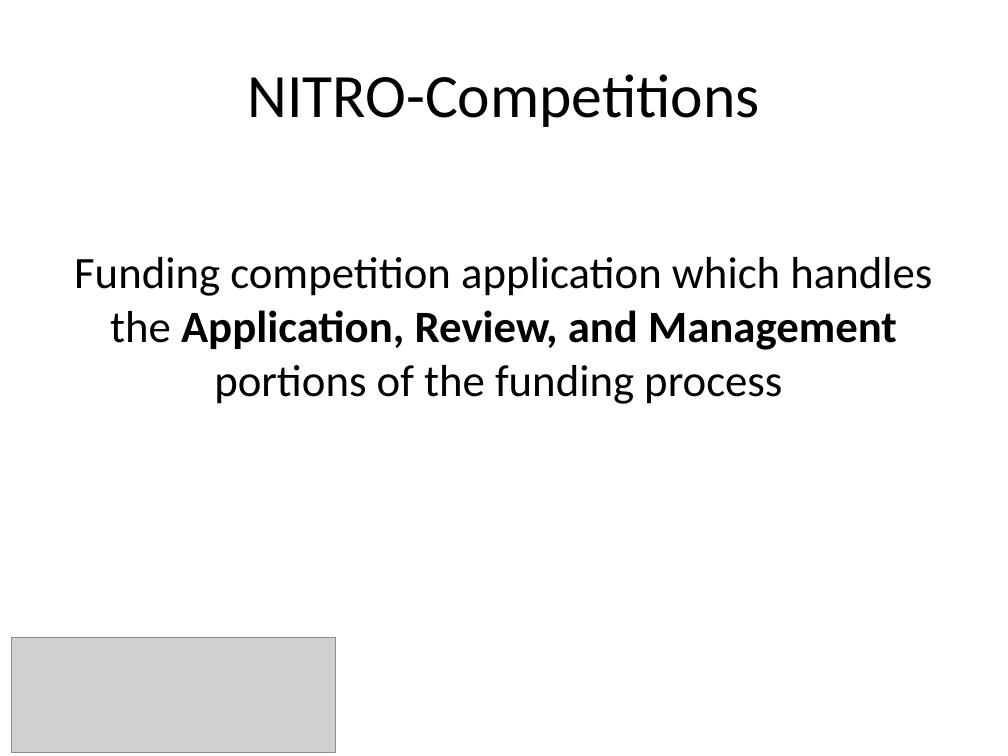
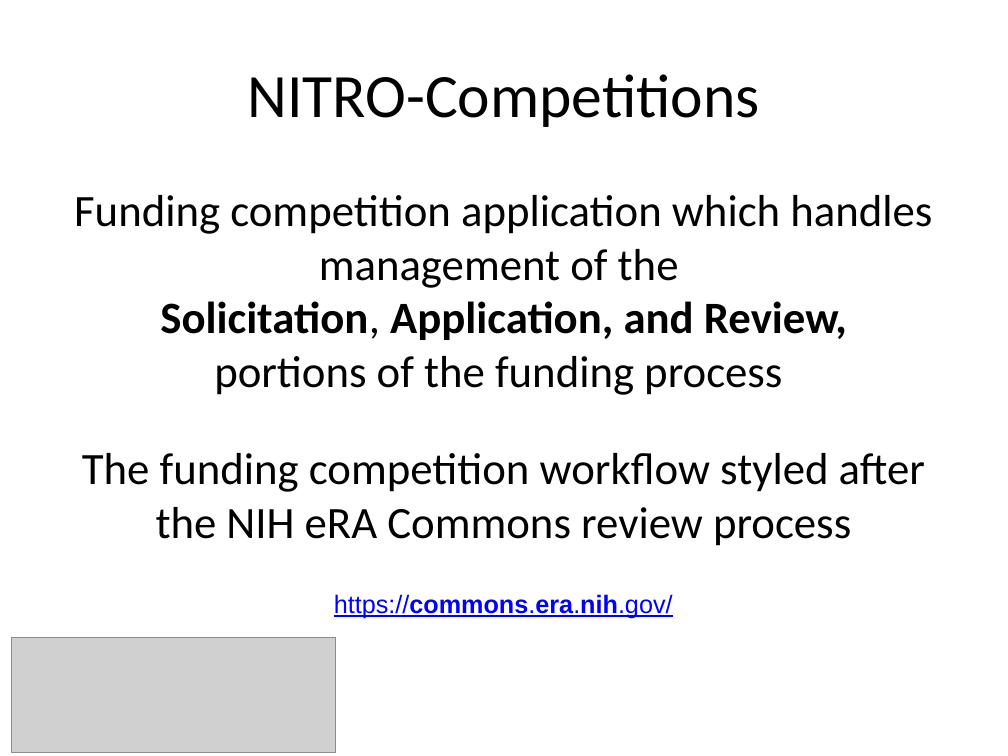
Before and after one commit to NUBIC/nitro-competitions, a slide deck: slide 6 of doc/presentations/20141107_NITRO-Competitions_CTS-AMIA.pptx (slide 4 before the commit). Drawn at 1008x756 pixels with LibreOffice and Linux fonts; fonts in the diff are those of the drawing; grey boxes stand for pictures; background and template pictures are left out. Boxes give left, top, right and bottom in pixels: in the first picture for what was removed or moved away, otherwise in the second. Text is boxed around its words. In the diff, an @@ line names an element or a change of style, - is before the commit and + after.

```diff
--- a/doc/presentations/20141107_NITRO-Competitions_CTS-AMIA.pptx
+++ b/doc/presentations/20141107_NITRO-Competitions_CTS-AMIA.pptx
@@ text at bbox=[74, 195, 932, 395]: text changed @@
-Funding competition application which handles the Application, Review, and Management portions of the funding process
+Funding competition application which handles management of the
+Solicitation, Application, and Review,
+portions of the funding process
@@ text added at bbox=[82, 453, 925, 546], 32 pt, text #000000 @@
+The funding competition workflow styled after the NIH eRA Commons review process
@@ text added at bbox=[334, 594, 673, 618], 18 pt, text #0000FF, underline @@
+https://commons.era.nih.gov/
```
Also in this commit, not shown: 5 other slides changed, 2 slides added, 6 slides removed.
